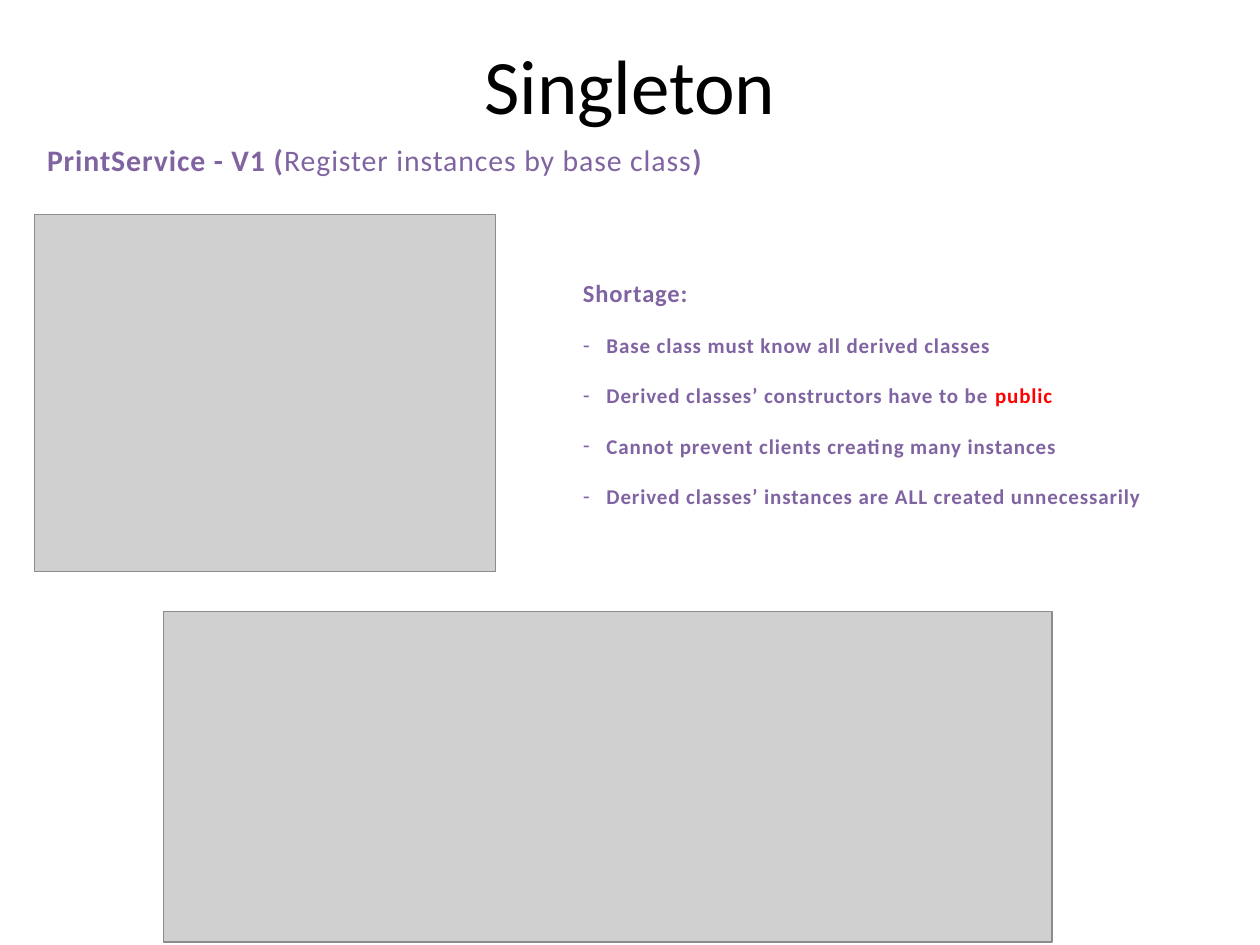
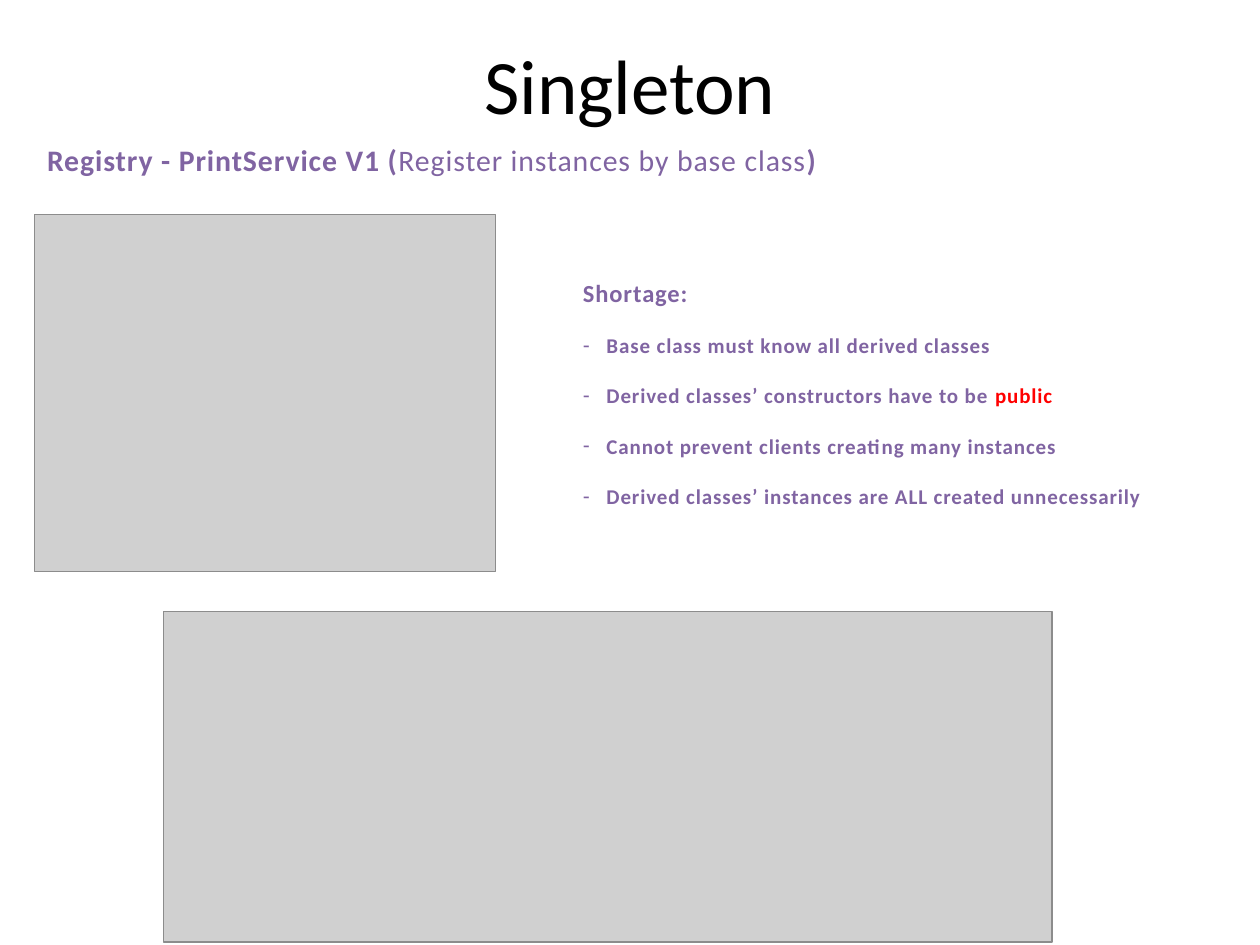
Before and after one commit to PlumpMath/DesignPattern-956, a slide deck: slide 15 of _Doc/DesignPattern.P3.Creational(Singleton).pptx. Drawn at 1260x945 pixels with LibreOffice and Linux fonts; fonts in the diff are those of the drawing; grey boxes stand for pictures. Boxes give left, top, right and bottom in pixels: in the first picture for what was removed or moved away, otherwise in the second. Text is boxed around its words. In the diff, an @@ line names an element or a change of style, - is before the commit and + after.

```diff
--- a/_Doc/DesignPattern.P3.Creational(Singleton).pptx
+++ b/_Doc/DesignPattern.P3.Creational(Singleton).pptx
@@ text at (x1=47, y1=149, x2=816, y2=176): text changed @@
-PrintService - V1 (Register instances by base class)
+Registry - PrintService V1 (Register instances by base class)
```
Also in this commit, not shown: 13 other slides changed.
